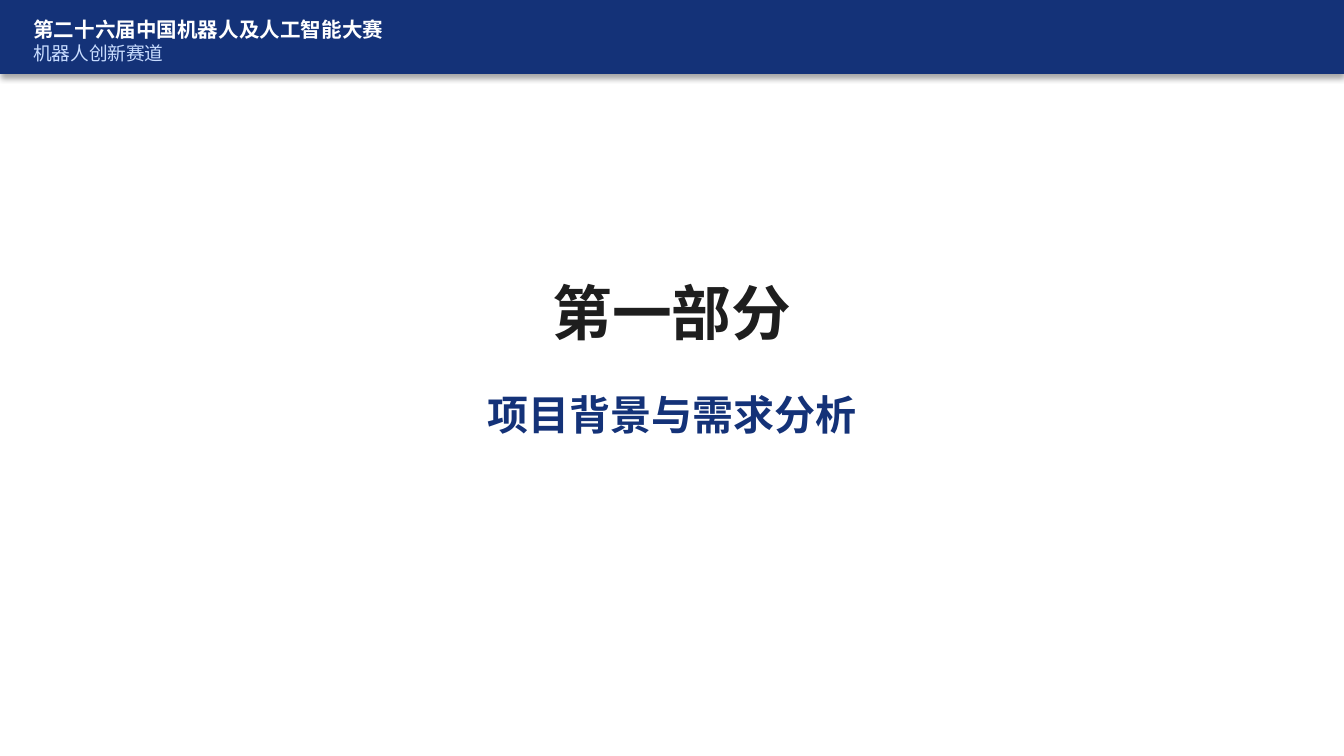
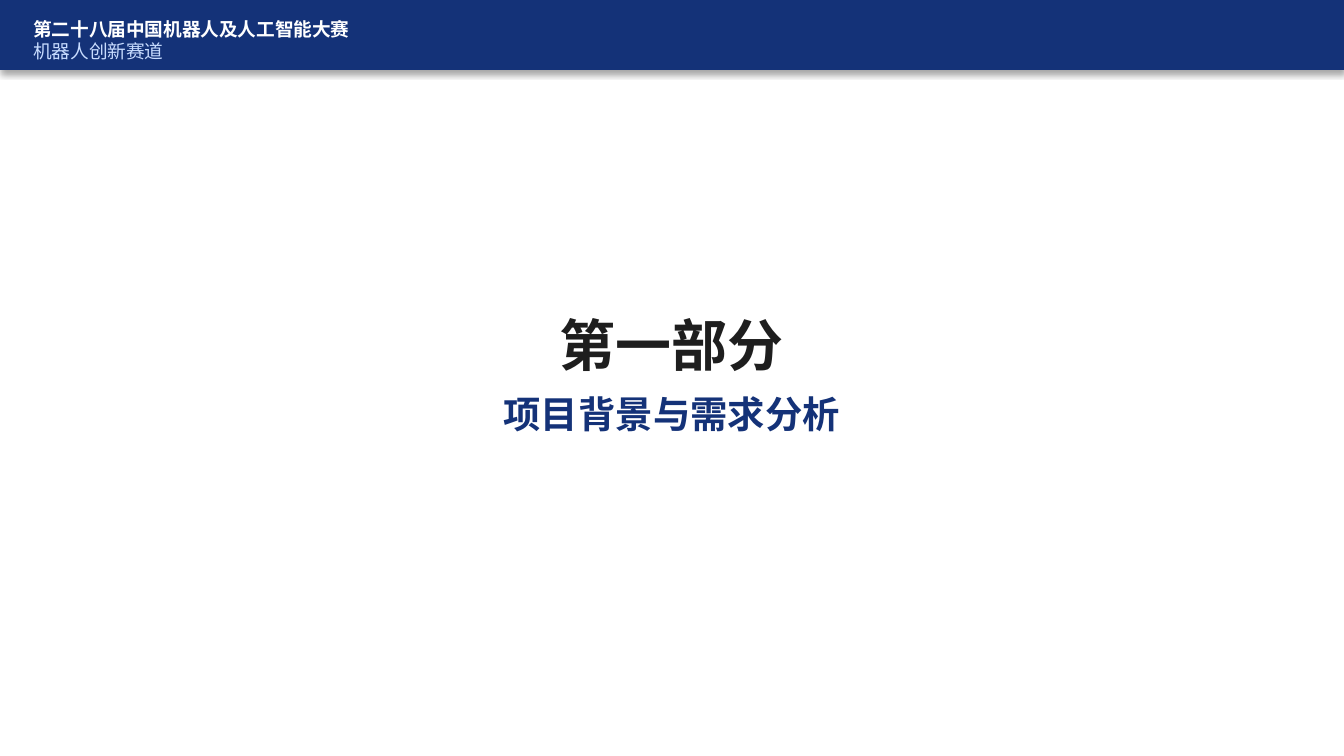
Before and after one commit to FBB123571/ElderCare-Humanoid-Platform, a slide deck: slide 2 of docs/答辩_CareCompanion.pptx. Drawn at 1344x756 pixels with LibreOffice and Linux fonts; fonts in the diff are those of the drawing. Boxes give left, top, right and bottom in pixels: in the first picture for what was removed or moved away, otherwise in the second. Text is boxed around its words. In the diff, an @@ line names an element or a change of style, - is before the commit and + after.

Commit message:
fix(docs): finalize 16:9 PPT layout and 28th competition edition
Compute screenshot placement from actual 10×5.625 slide size, center
images with frame, and update header to the 28th national competition.

```diff
--- a/docs/答辩_CareCompanion.pptx
+++ b/docs/答辩_CareCompanion.pptx
@@ rectangle resized from (x1=0, y1=0, x2=1344, y2=74) to (x1=0, y1=0, x2=1344, y2=70) @@
@@ text at (x1=33, y1=20, x2=349, y2=38): text changed; size 11 to 10 pt @@
-第二十六届中国机器人及人工智能大赛
+第二十八届中国机器人及人工智能大赛
@@ text "第一部分" moved from (x1=552, y1=284, x2=791, y2=341) to (x1=560, y1=318, x2=784, y2=371) @@
@@ text "第一部分" at (x1=560, y1=318, x2=784, y2=371): size 32 to 30 pt @@
@@ text "项目背景与需求分析" at (x1=504, y1=396, x2=840, y2=432): size 22 to 20 pt @@
```
Also in this commit, not shown: 25 other slides changed, 1 other file.
